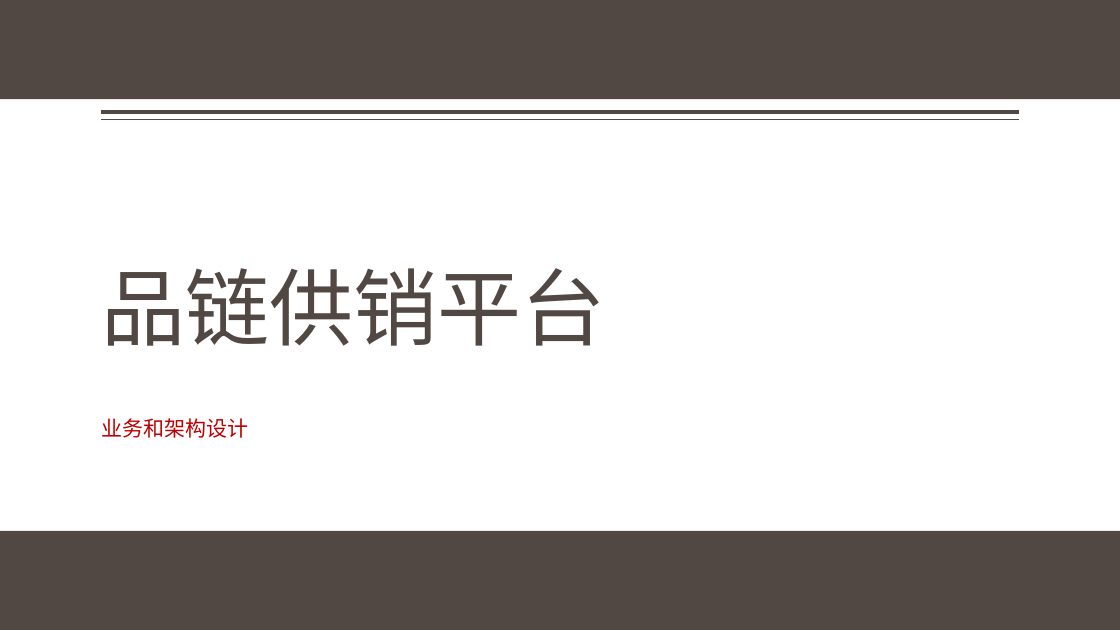
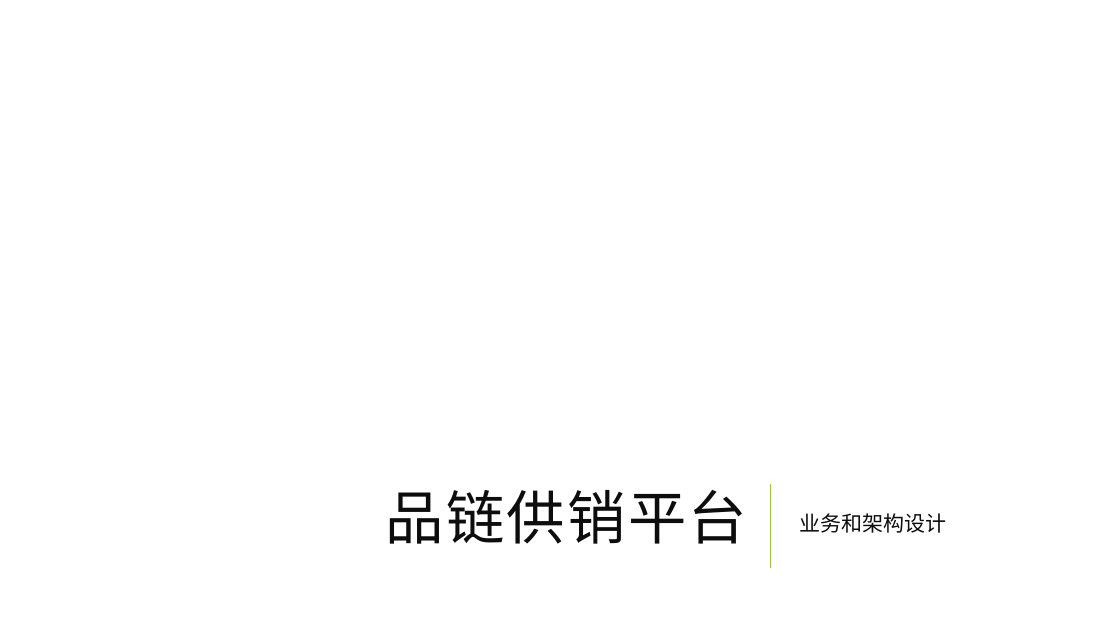
Before and after one commit to jzgi/chainsmart, a slide deck: slide 1 of Docs/品链供销平台.pptx. Drawn at 1120x630 pixels with LibreOffice and Linux fonts; fonts in the diff are those of the drawing; background and template pictures are left out. Boxes give left, top, right and bottom in pixels: in the first picture for what was removed or moved away, otherwise in the second. Text is boxed around its words. In the diff, an @@ line names an element or a change of style, - is before the commit and + after.

```diff
--- a/Docs/品链供销平台.pptx
+++ b/Docs/品链供销平台.pptx
@@ rectangle removed at bbox=[0, 0, 1120, 99] @@
@@ line removed from (1019, 112) to (102, 112) @@
@@ line removed from (1019, 120) to (102, 120) @@
@@ title "品链供销平台": place and size @@
-title "品链供销平台" at bbox=[101, 268, 605, 346]
+title "品链供销平台" at bbox=[386, 490, 748, 544]
@@ title "品链供销平台" at bbox=[386, 490, 748, 544]: size 72 to 50 pt, font Noto Sans CJK SC to Calibri, text colour #514843 to #0D0D0D, letter spacing 0 to 2 pt; alignment left to right; line spacing 0.9 to 0.8 @@
@@ subtitle "业务和架构设计": place and size @@
-subtitle "业务和架构设计" at bbox=[101, 418, 248, 438]
+subtitle "业务和架构设计" at bbox=[799, 513, 946, 533]
@@ subtitle "业务和架构设计" at bbox=[799, 513, 946, 533]: font Noto Sans CJK SC to Calibri, text colour #C00000 to #0D0D0D; line spacing 0.9 to 1; more space between paragraphs; vertical alignment top to middle @@
@@ line added from (770, 568) to (770, 484), #99CB38 1.5 pt @@
@@ rectangle removed at bbox=[0, 531, 1120, 630] @@
```
Also in this commit, not shown: 26 other slides changed, 1 slide added, 32 other files.
